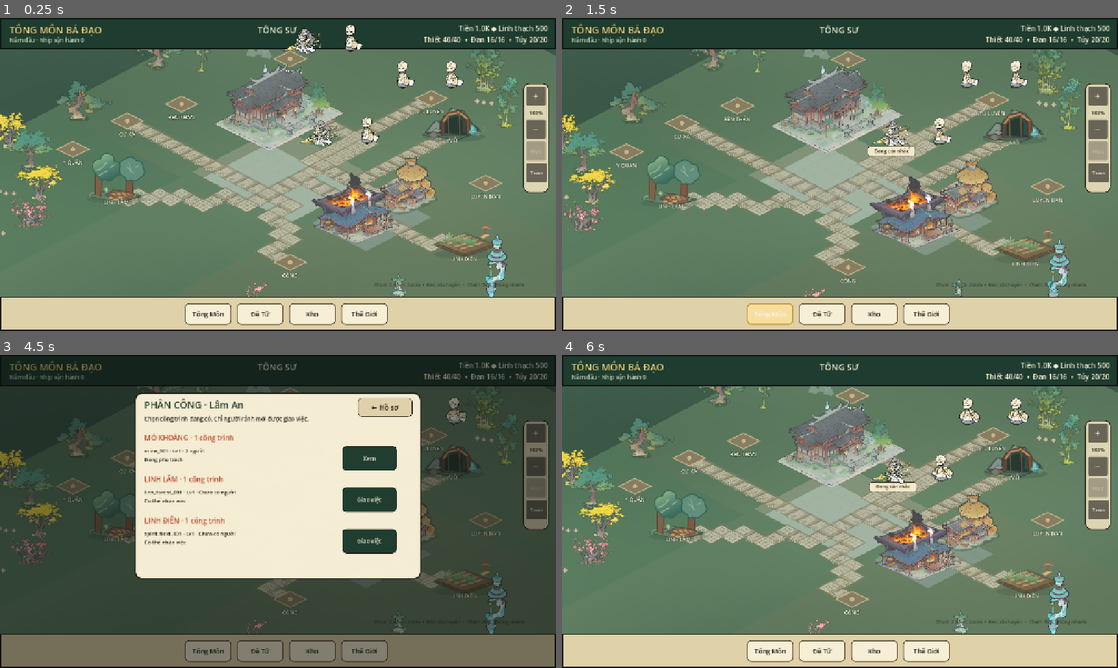
Above: before the commit, frames 1-4 (two rows, left to right).
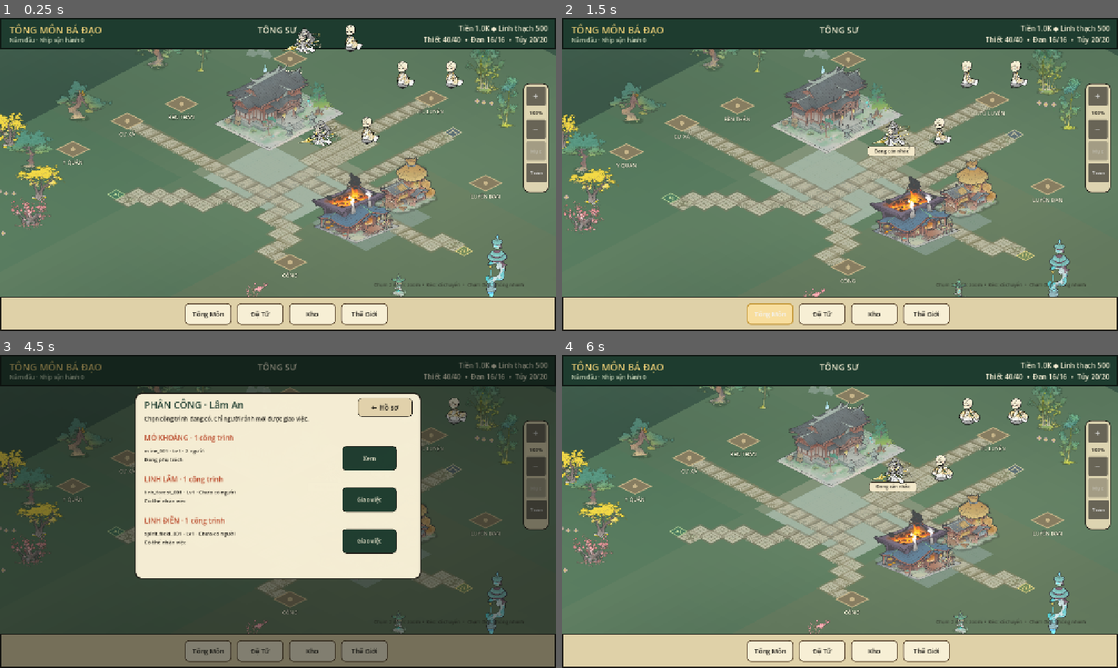
Above: after the commit, the same moments.

Repository: vuanhtuan161094-byte/TongMonBaDao
Game: Godot game, scene res://scenes/p3/p3_2_landscape_sect.tscn
The game is run twice, just before and just after one commit, with the same random seed, the same clock (stepped at 60 frames per second) and the same inputs.
Inputs (mouse positions are in pixels of both pictures, inside the frame that each line leads up to):
- Up to frame 1 (0.25 s): no input
- Up to frame 2 (1.5 s): click (895, 130) at 0.52 s; click "Tông Môn" at 1.25 s
- Up to frame 3 (4.5 s): click "Đệ Tử" at 2 s; click "Kho" at 2.75 s; click "Thế Giới" at 3.5 s; click "Phân công" at 4.25 s
- Up to frame 4 (6 s): click "← Hồ sơ" at 5 s; click "← Trở lại bản đồ" at 5.75 s

The runs differ from the first frame. In frame 1, 1.9% of the frame differs, in the area x 16-89%, y 28-78%; in frame 2, 1.9%, in the area x 14-89%, y 29-80%; in frame 3, 0.7%; in frame 4, 1.9%.

Commit message:
feat(map): replace overlapping 100 worksite SVGs with camera-dependent compact silhouettes and matching picking

Diff:
--- a/godot/src/presentation/p3/sect_isometric_world_v1.gd
+++ b/godot/src/presentation/p3/sect_isometric_world_v1.gd
@@ -476,8 +476,12 @@
     for item in display_instances:
         var place: Vector2 = item["world"]
         var offset := world-place
-        # Allow hitting the roof above its ground-plane anchor.
-        var normalized := Vector2(offset.x/78.0,(offset.y+36.0)/78.0)
+        # Match the smaller marker silhouette at wide zoom. The canonical
+        # building ID/pick row always exists even when only an icon is drawn.
+        var radius := SectEndgameVisualBudgetV1.pick_radius(
+            camera.zoom.x,bool(item["managed"]))
+        var roof_bias := 36.0 if not bool(item["managed"]) or camera.zoom.x >= SectEndgameVisualBudgetV1.COMPACT_SITE_ZOOM else 5.0
+        var normalized := Vector2(offset.x/radius.x,(offset.y+roof_bias)/radius.y)
         var distance := normalized.length()
         if distance <= 1.0 and distance < best_distance:
             best_distance = distance
@@ -628,7 +632,52 @@
     # Rebuildable read-only ENV-02A map-model route projection.
     return STARTER.has_point(cell) and preview_roads.has(cell)
 
+func _draw_compact_producer(p: Vector2,kind: String,overview: bool) -> void:
+    # Clean compact symbols replace oversized repeated unapproved SVG roofs
+    # at wide zoom. NOT a replacement Source A building master.
+    # Camera projection and canonical selection/identity remain unchanged.
+    var tint := Color(0.51,0.48,0.42)
+    var detail := Color(0.85,0.78,0.60)
+    match kind:
+        "mine":
+            tint = Color(0.37,0.44,0.46)
+            detail = Color(0.82,0.80,0.65)
+        "linh_forest":
+            tint = Color(0.30,0.49,0.38)
+            detail = Color(0.72,0.83,0.59)
+        "spirit_field":
+            tint = Color(0.46,0.55,0.36)
+            detail = Color(0.91,0.84,0.53)
+    var rx := 15.0 if overview else 20.0
+    var ry := 8.0 if overview else 11.0
+    var ring := PackedVector2Array([
+        p+Vector2(0,-ry),p+Vector2(rx,0),
+        p+Vector2(0,ry),p+Vector2(-rx,0)
+    ])
+    draw_colored_polygon(ring,tint)
+    draw_polyline(PackedVector2Array([ring[0],ring[1],ring[2],ring[3],ring[0]]),detail,1.5,true)
+    if kind == "mine":
+        draw_line(p+Vector2(-7,2),p+Vector2(-1,-5),detail,2.0,true)
+        draw_line(p+Vector2(-1,-5),p+Vector2(8,3),detail,2.0,true)
+    elif kind == "linh_forest":
+        draw_colored_polygon(PackedVector2Array([
+            p+Vector2(-7,3),p+Vector2(-2,-6),p+Vector2(3,3)
+        ]),detail)
+        draw_line(p+Vector2(5,4),p+Vector2(5,-3),detail,2.0,true)
+    else:
+        for dx in [-7.0,0.0,7.0]:
+            draw_line(p+Vector2(dx,3),p+Vector2(dx+2,-4),detail,1.5,true)
+
+
 func _draw_building(p: Vector2,kind: String, managed: bool) -> void:
+    # Always keep all 100 actual producers in display_instances, but do NOT
+    # paint 100 huge candidate buildings in a far overview. This is view LOD,
+    # not reducing valid BuildingState instances or workers.
+    if managed and MAP_D2_CANDIDATE_SITES.has(kind):
+        var level := SectEndgameVisualBudgetV1.site_level(camera.zoom.x)
+        if level < 2:
+            _draw_compact_producer(p,kind,level == 0)
+            return
     if HOUSE_TEXTURES.has(kind):
         var key := str(HOUSE_TEXTURES[kind])
         if render_art.has(key):
